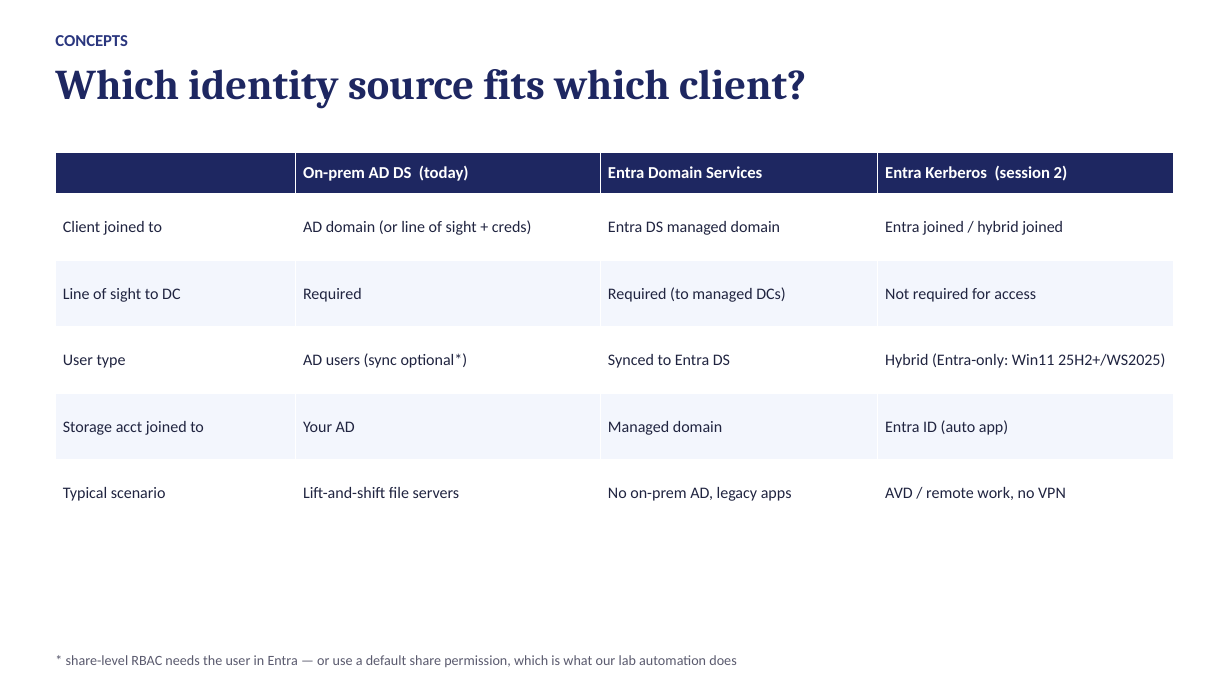
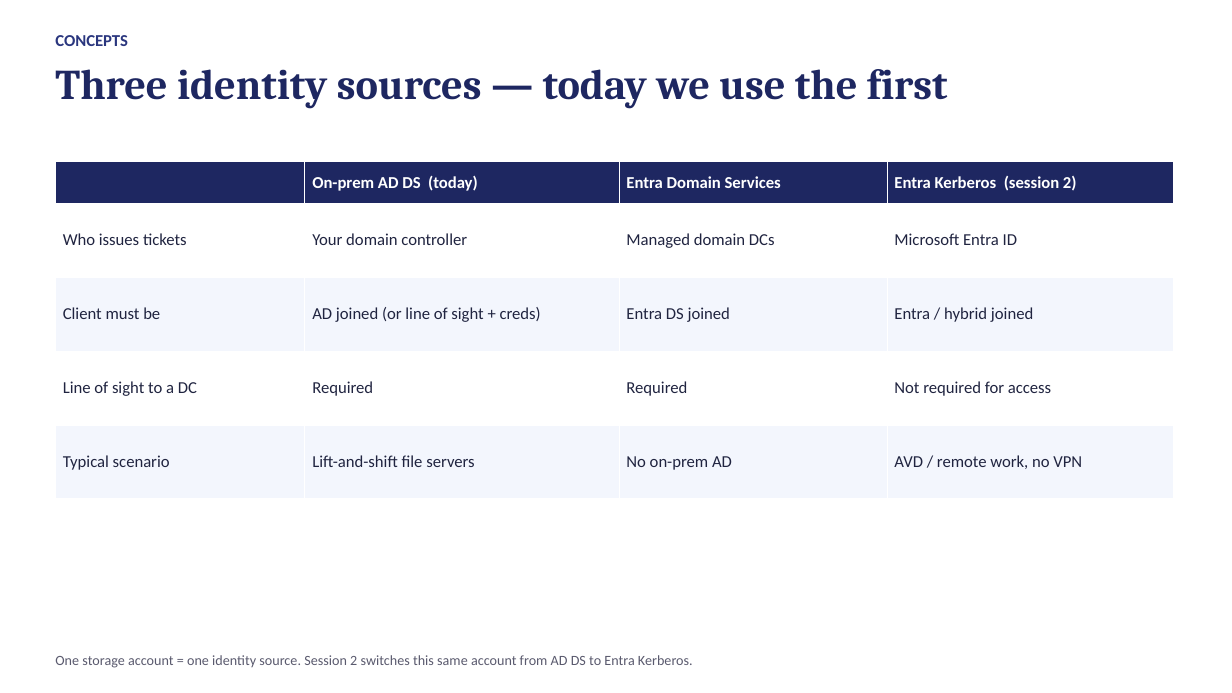
Before and after one commit to kmin1223/azfiles-lab, a slide deck: slide 9 of session1-adds-deck.pptx (slide 7 before the commit). Drawn at 1232x693 pixels with LibreOffice and Linux fonts; fonts in the diff are those of the drawing. Boxes give left, top, right and bottom in pixels: in the first picture for what was removed or moved away, otherwise in the second. Text is boxed around its words. In the diff, an @@ line names an element or a change of style, - is before the commit and + after.

Commit message:
session1 slide update - mechanism added

```diff
--- a/session1-adds-deck.pptx
+++ b/session1-adds-deck.pptx
@@ text at [55, 69, 948, 109]: text changed @@
-Which identity source fits which client?
+Three identity sources — today we use the first
@@ table at [55, 162, 1174, 499] @@
-row 2: Client joined to | AD domain (or line of sight + creds) | Entra DS managed domain | Entra joined / hybrid joined
-row 3: Line of sight to DC | Required | Required (to managed DCs) | Not required for access
-row 4: User type | AD users (sync optional*) | Synced to Entra DS | Hybrid (Entra-only: Win11 25H2+/WS2025)
-row 5: Storage acct joined to | Your AD | Managed domain | Entra ID (auto app)
-row 6: Typical scenario | Lift-and-shift file servers | No on-prem AD, legacy apps | AVD / remote work, no VPN
+row 2: Who issues tickets | Your domain controller | Managed domain DCs | Microsoft Entra ID
+row 3: Client must be | AD joined (or line of sight + creds) | Entra DS joined | Entra / hybrid joined
+row 4: Line of sight to a DC | Required | Required | Not required for access
+row 5: Typical scenario | Lift-and-shift file servers | No on-prem AD | AVD / remote work, no VPN
@@ table: place and size @@
-table at [55, 152, 1174, 527]
+table at [55, 162, 1174, 499]
@@ text at [55, 655, 693, 668]: text changed @@
-* share-level RBAC needs the user in Entra — or use a default share permission, which is what our lab automation does
+One storage account = one identity source. Session 2 switches this same account from AD DS to Entra Kerberos.
```
Also in this commit, not shown: 3 other slides changed, 3 slides added, 2 slides removed, 7 other files.
